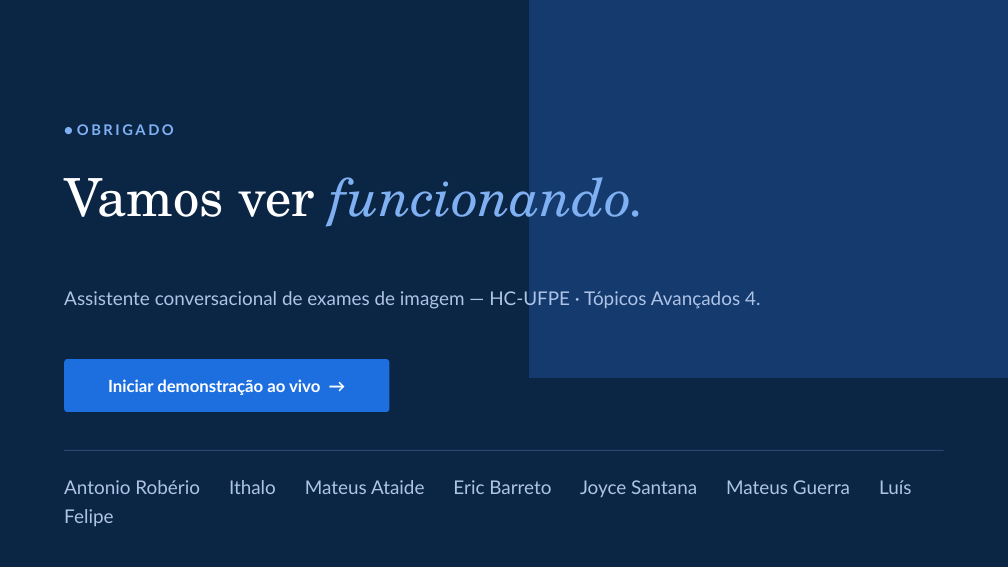
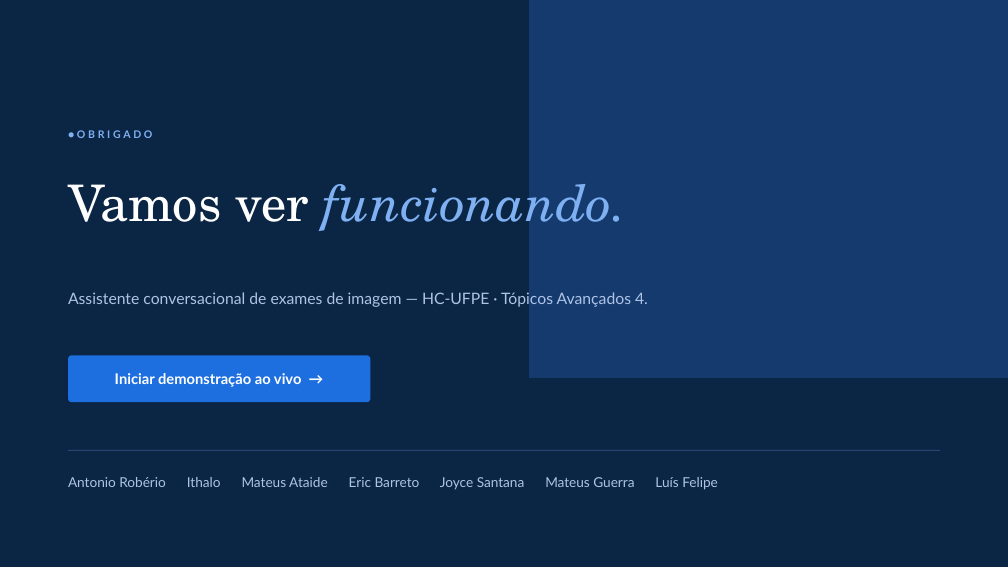
Before and after one commit to ata1de/hc-ufpe-exam-assistant, a slide deck: slide 11 of docs/Apresentacao_HC-UFPE.pptx. Drawn at 1008x567 pixels with LibreOffice and Linux fonts; fonts in the diff are those of the drawing. Boxes give left, top, right and bottom in pixels: in the first picture for what was removed or moved away, otherwise in the second. Text is boxed around its words. In the diff, an @@ line names an element or a change of style, - is before the commit and + after.

```diff
--- a/docs/Apresentacao_HC-UFPE.pptx
+++ b/docs/Apresentacao_HC-UFPE.pptx
@@ text "● OBRIGADO" at bbox=[77, 130, 152, 138]: size 14 to 10 pt; letter spacing 2.4 to 2.6 pt in "OBRIGADO" @@
@@ text "Vamos ver funcionando.": place and size @@
-text "Vamos ver funcionando." at bbox=[64, 164, 646, 231]
+text "Vamos ver funcionando." at bbox=[68, 172, 626, 236]
@@ text "Vamos ver funcionando." at bbox=[68, 172, 626, 236]: size 50 to 48 pt @@
@@ text "Assistente conversacional de exames de ..." at bbox=[68, 290, 648, 308]: size 18 to 15 pt @@
@@ rounded rectangle "Iniciar demonstração ao vivo →": place and size @@
-rounded rectangle "Iniciar demonstração ao vivo →" at bbox=[64, 359, 389, 412]
+rounded rectangle "Iniciar demonstração ao vivo →" at bbox=[68, 355, 371, 402]
@@ rounded rectangle "Iniciar demonstração ao vivo →" at bbox=[68, 355, 371, 402]: size 16 to 14 pt; proportions changed @@
@@ text "Antonio Robério Ithalo Mateus Ataide ..." at bbox=[68, 477, 718, 490]: size 18 to 13 pt @@
@@ rectangle: place and size @@
-rectangle at bbox=[64, 450, 944, 451]
+rectangle at bbox=[68, 450, 940, 451]
```
Also in this commit, not shown: 10 other slides changed.
